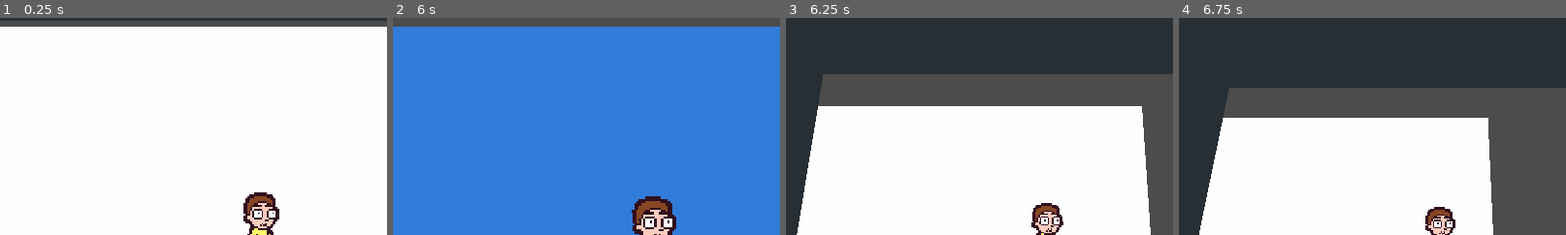
Above: before the commit, frames 1-4 (left to right).
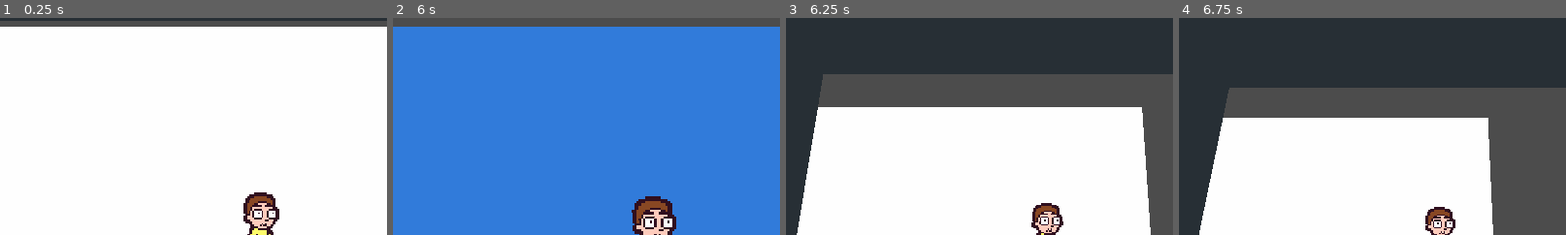
Above: after the commit, the same moments.

Repository: asheraryam/mortyverse
Game: Godot game, scene res://World.tscn
The game is run twice, just before and just after one commit, with the same random seed, the same clock (stepped at 60 frames per second) and the same inputs.
Inputs:
- Up to frame 1 (0.25 s): no input
- Up to frame 2 (6 s): hold Right (move_right) 0.53-2.03 s; tap } (next_world) every 1.5 s from 0.6 to 5.1 s; tap Up (jump) at 0.77, 1.52, 3.02, 3.77, 4.52 s; tap { (prev_world) every 1.5 s from 1.35 to 5.85 s; hold Left (move_left) 2.03-4.28 s; hold Right (move_right) from 4.28 s (still down)
- Up to frame 3 (6.25 s): keep holding Right (move_right); tap Up (jump) at 6.02 s
- Up to frame 4 (6.75 s): keep holding Right (move_right); tap } (next_world) at 6.6 s
The pictures show only the part of the screen within x 16-66%, y 0-50%; the shares and areas given below are measured in that part.

Frames 1-2 are identical in both runs. In frame 3, 0.4% of the frame differs, in the area x 8-92%, y 40-42%; in frame 4, nothing differs.

Commit message:
Added joystick controls.

Diff:
--- a/project.godot
+++ b/project.godot
@@ -39,26 +39,40 @@
 next_world={
 "deadzone": 0.5,
 "events": [ Object(InputEventKey,"resource_local_to_scene":false,"resource_name":"","device":0,"alt":false,"shift":false,"control":false,"meta":false,"command":false,"pressed":false,"scancode":125,"unicode":0,"echo":false,"script":null)
+, Object(InputEventJoypadButton,"resource_local_to_scene":false,"resource_name":"","device":0,"button_index":5,"pressure":0.0,"pressed":false,"script":null)
  ]
 }
 prev_world={
 "deadzone": 0.5,
 "events": [ Object(InputEventKey,"resource_local_to_scene":false,"resource_name":"","device":0,"alt":false,"shift":false,"control":false,"meta":false,"command":false,"pressed":false,"scancode":123,"unicode":0,"echo":false,"script":null)
+, Object(InputEventJoypadButton,"resource_local_to_scene":false,"resource_name":"","device":0,"button_index":4,"pressure":0.0,"pressed":false,"script":null)
  ]
 }
 move_left={
 "deadzone": 0.5,
 "events": [ Object(InputEventKey,"resource_local_to_scene":false,"resource_name":"","device":0,"alt":false,"shift":false,"control":false,"meta":false,"command":false,"pressed":false,"scancode":16777231,"unicode":0,"echo":false,"script":null)
+, Object(InputEventJoypadMotion,"resource_local_to_scene":false,"resource_name":"","device":0,"axis":0,"axis_value":-1.0,"script":null)
  ]
 }
 move_right={
 "deadzone": 0.5,
 "events": [ Object(InputEventKey,"resource_local_to_scene":false,"resource_name":"","device":0,"alt":false,"shift":false,"control":false,"meta":false,"command":false,"pressed":false,"scancode":16777233,"unicode":0,"echo":false,"script":null)
+, Object(InputEventJoypadMotion,"resource_local_to_scene":false,"resource_name":"","device":0,"axis":0,"axis_value":1.0,"script":null)
  ]
 }
 jump={
 "deadzone": 0.5,
 "events": [ Object(InputEventKey,"resource_local_to_scene":false,"resource_name":"","device":0,"alt":false,"shift":false,"control":false,"meta":false,"command":false,"pressed":false,"scancode":16777232,"unicode":0,"echo":false,"script":null)
+, Object(InputEventKey,"resource_local_to_scene":false,"resource_name":"","device":0,"alt":false,"shift":false,"control":false,"meta":false,"command":false,"pressed":false,"scancode":90,"unicode":0,"echo":false,"script":null)
+, Object(InputEventJoypadButton,"resource_local_to_scene":false,"resource_name":"","device":0,"button_index":0,"pressure":0.0,"pressed":false,"script":null)
+ ]
+}
+interact={
+"deadzone": 0.5,
+"events": [ Object(InputEventKey,"resource_local_to_scene":false,"resource_name":"","device":0,"alt":false,"shift":false,"control":false,"meta":false,"command":false,"pressed":false,"scancode":88,"unicode":0,"echo":false,"script":null)
+, Object(InputEventKey,"resource_local_to_scene":false,"resource_name":"","device":0,"alt":false,"shift":false,"control":false,"meta":false,"command":false,"pressed":false,"scancode":32,"unicode":0,"echo":false,"script":null)
+, Object(InputEventJoypadButton,"resource_local_to_scene":false,"resource_name":"","device":0,"button_index":2,"pressure":0.0,"pressed":false,"script":null)
+, Object(InputEventJoypadButton,"resource_local_to_scene":false,"resource_name":"","device":0,"button_index":1,"pressure":0.0,"pressed":false,"script":null)
  ]
 }
 
